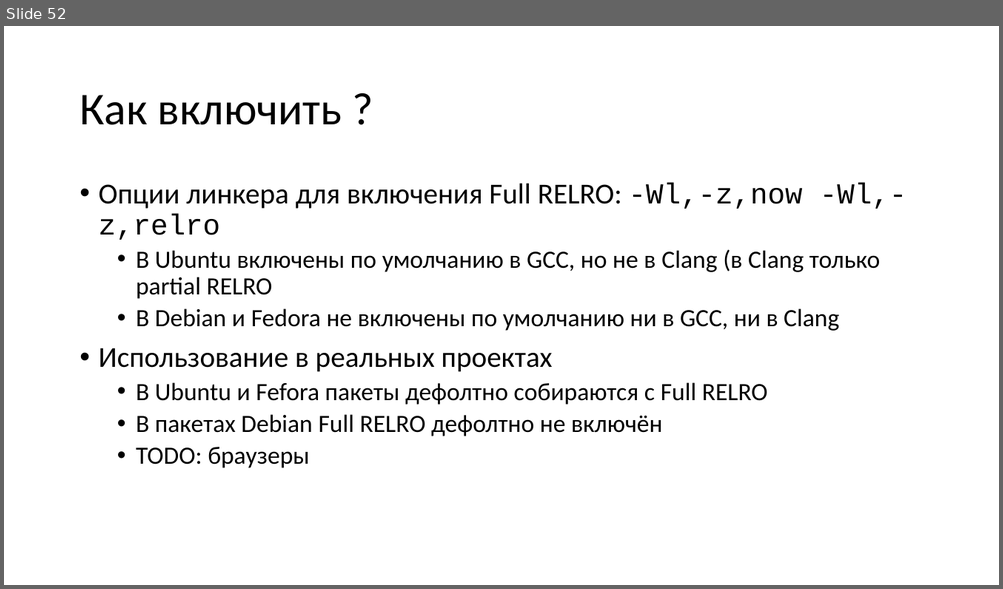
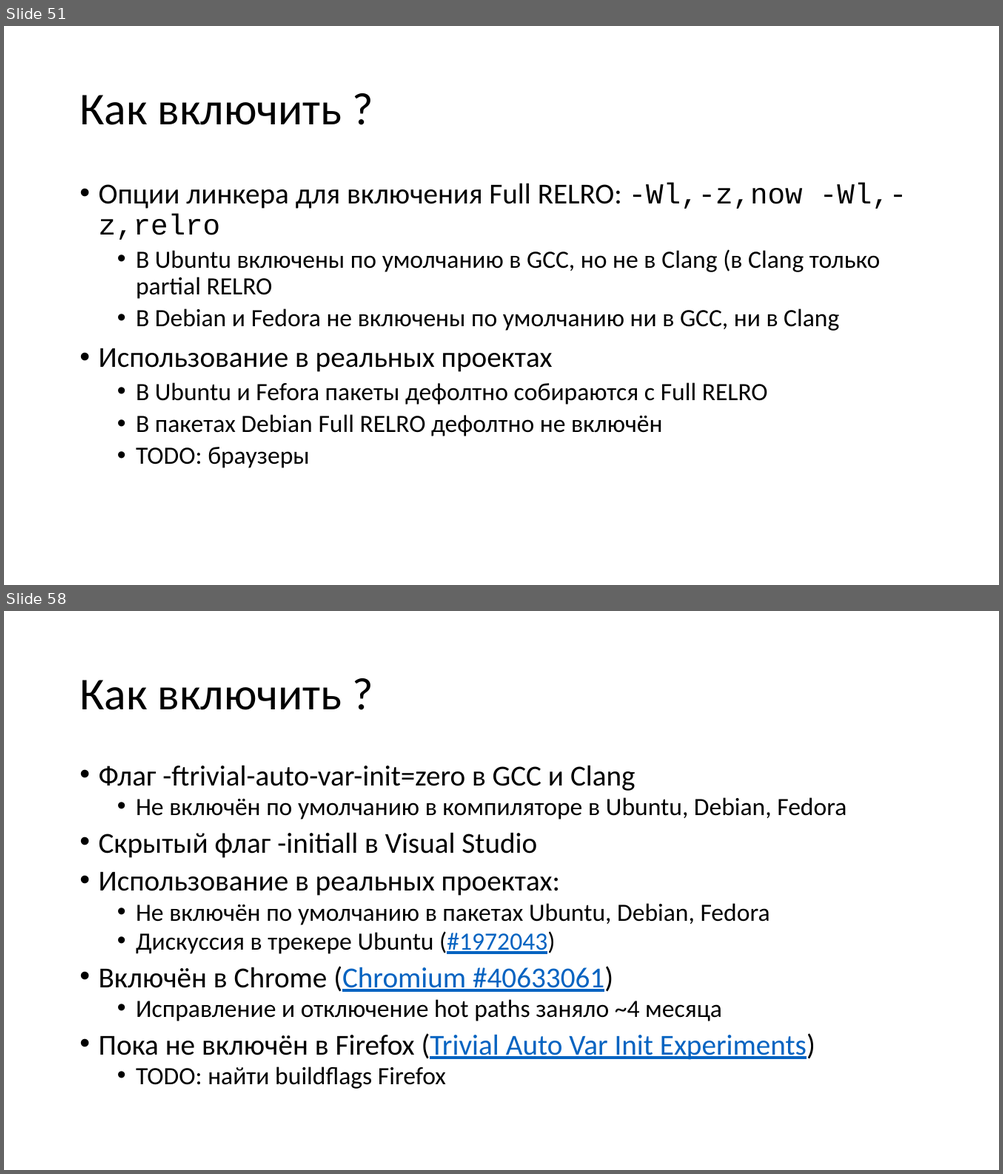
Before and after one commit to yugr/slides, a slide deck: CppZeroCost/2025/RU.pptx. Shown one above the other, each under a label of ours: slide 52 before the commit, slides 51 and 58 after it; the slides between them are not shown. The pictures are 1003x589 and 1003x1174 pixels, drawn with LibreOffice and Linux fonts; fonts in the diff are those of the drawing. Boxes give left, top, right and bottom in pixels: in the first picture for what was removed or moved away, otherwise in the second. Text is boxed around its words. In the diff, an @@ line names an element or a change of style, - is before the commit and + after.

```diff
--- a/CppZeroCost/2025/RU.pptx
+++ b/CppZeroCost/2025/RU.pptx
@@ slide 58 added at bbox=[4, 611, 999, 1170], background #FFFFFF @@
@@ title added at bbox=[79, 680, 342, 710], 44 pt, text #000000 @@
+Как включить ?
@@ text added at bbox=[99, 765, 846, 1089], 24 pt, text #000000 @@
+• Флаг -ftrivial-auto-var-init=zero в GCC и Clang
+  • Не включён по умолчанию в компиляторе в Ubuntu, Debian, Fedora
+• Скрытый флаг -initiall в Visual Studio
+• Использование в реальных проектах:
+  • Не включён по умолчанию в пакетах Ubuntu, Debian, Fedora
+  • Дискуссия в трекере Ubuntu (#1972043)
+• Включён в Chrome (Chromium #40633061)
+  • Исправление и отключение hot paths заняло ~4 месяца
+• Пока не включён в Firefox (Trivial Auto Var Init Experiments)
+  • TODO: найти buildflags Firefox
@@ what was slide 52 is now slide 51 @@
```
Also in this commit, not shown: 20 other slides added, 1 slide removed, 1 other file.
